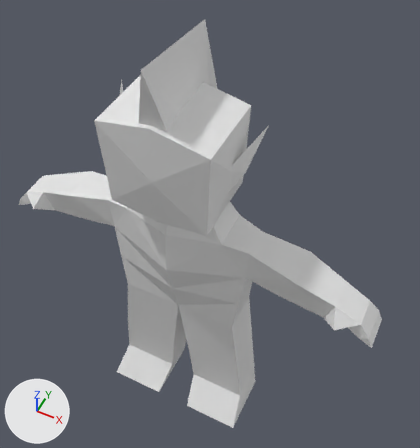
Renders of the Blender file art/model/human_model_0.1.blend from each side of a commit.
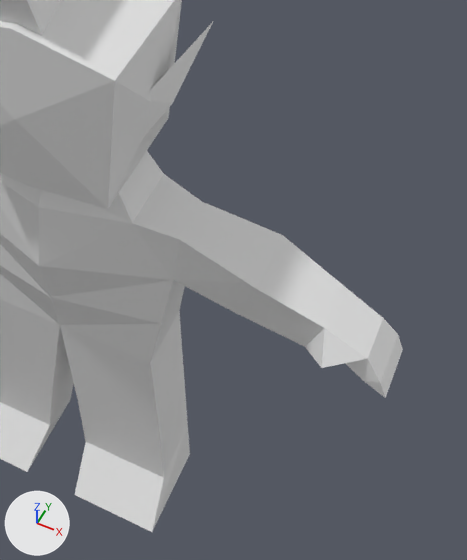
Each version appears first whole from a 50 mm camera at (1.91, -3.16, 5.15) aimed at (0.06, 0.55, 0.52), and next in a close-up on the part from 34% to 100% of the width and 25% to 99% of the height. Arrows for +X, +Y and +Z are at lower left; the lights stay in place.

The older version as bpy lines, for what is in view:
```python
me_human_mesh_data = bpy.data.meshes.new('human.mesh.data')
me_human_mesh_data.from_pydata(...)  # 136 vertices, 154 faces; spans x -2.02..2.02, y -0.4..0.49, z -1.93..2.42
me_human_mesh_data.materials.append(mat_material)  # white #e7e7e7
me_plane_001 = bpy.data.meshes.new('Plane.001')
me_plane_001.from_pydata(...)  # 9 vertices, 6 faces; spans x -0.136..0.136, y -0.638..0.576, z -0.376..0.688
me_plane_002 = bpy.data.meshes.new('Plane.002')
me_plane_002.from_pydata([(0.523, -0.09, 0.149), (0.561, 0.167, -0.041), (0.522, -0.083, -0.132), (0.615, 0.075, 0.029), (0.691, 0.337, 0.371)], [], [(4, 3, 1), (3, 0, 2), (0, 3, 4), (1, 3, 2), (4, 1, 2, 0)])
ob_ear_a = bpy.data.objects.new('ear.a', me_plane_002)
ob_ear_a.location = (0.0, 0.003, 1.861)
_m = ob_ear_a.modifiers.new('Mirror', 'MIRROR')
ob_hair_a = bpy.data.objects.new('hair.a', me_plane_001)
ob_hair_a.location = (0.0, 0.271, 2.252)
ob_human_mesh = bpy.data.objects.new('human.mesh', me_human_mesh_data)
ob_human_mesh.location = (0.0, 0.0, 0.0)
```
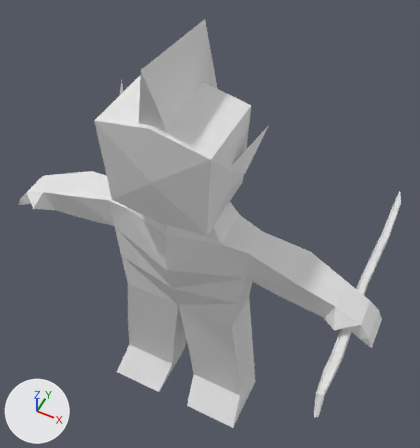
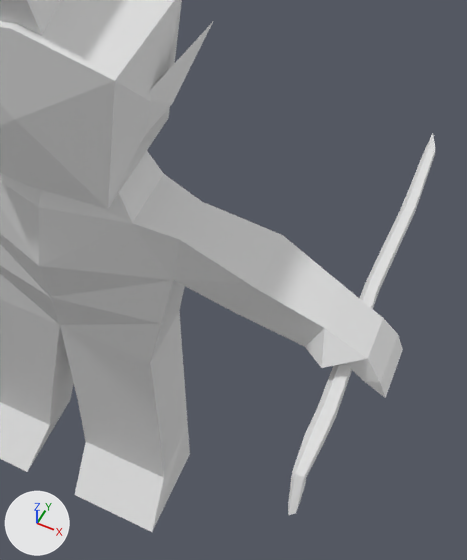
Commit message: added accesories to human model

What changed in the scene script:
```text
Add me_cylinder:
    me_cylinder.from_pydata(...)  # 37 vertices, 40 faces; spans x -0.13..0.1, y -0.04..0.07, z -1.84..1.05
Add ob_staff_a:
    ob_staff_a = bpy.data.objects.new('staff.a', me_cylinder)
    ob_staff_a.location = (1.768, 0.109, 0.524)
    ob_staff_a.rotation_euler = (1.571, -1.756, 0.0)  # degrees (90, -101, 0)
```

Changed parts and their boxes (x1, y1, x2, y2) in the close-ups (467 x 560 px):
'staff.a', added
    after: (288, 133, 435, 515)
